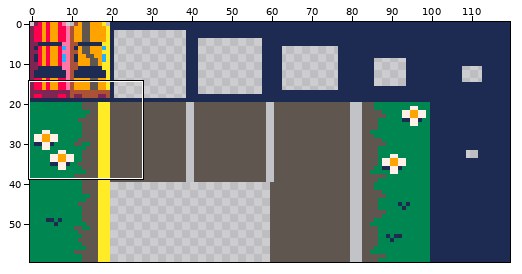
Pixel-art file, stored at assets/tileset.ase. Above, an overview of the earlier version with the close-up marked.
Close-up. Earlier state:
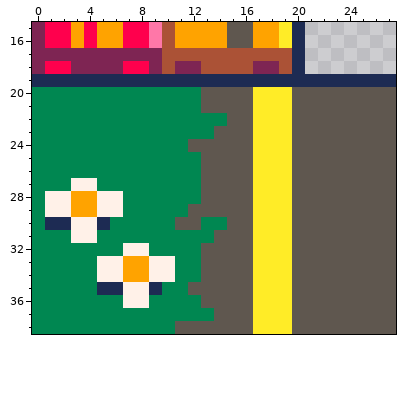
120x60 pixels, 1 frame. Shown: x 0..27, y 15..38.
New version:
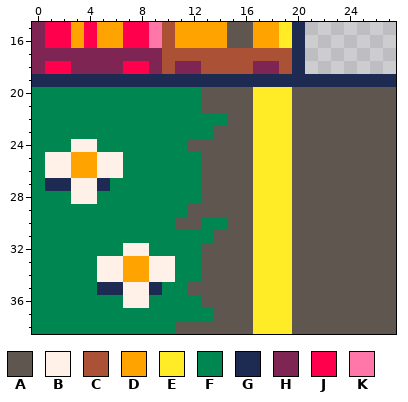
Palette (. is transparent): A #5f574f  B #fff1e8  C #ab5236  D #ffa300  E #ffec27  F #008751  G #1d2b53  H #7e2553  J #ff004d  K #ff77a8
Difference:
@@ x 0..8 @@
 23 FFFFFFFFF
-24 FFFFFFFFF
-25 FFFFFFFFF
-26 FFFFFFFFF
-27 FFFBBFFFF
-28 FBBDDBBFF
-29 FBBDDBBFF
-30 FGGBBGFFF
-31 FFFBBFFFF
+24 FFFBBFFFF
+25 FBBDDBBFF
+26 FBBDDBBFF
+27 FGGBBGFFF
+28 FFFBBFFFF
+29 FFFFFFFFF
+30 FFFFFFFFF
+31 FFFFFFFFF
 32 FFFFFFFBB
Boxes around the changes in both close-ups, in picture pixels (x1, y1, x2, y2):
changed: (45, 139, 123, 243)
